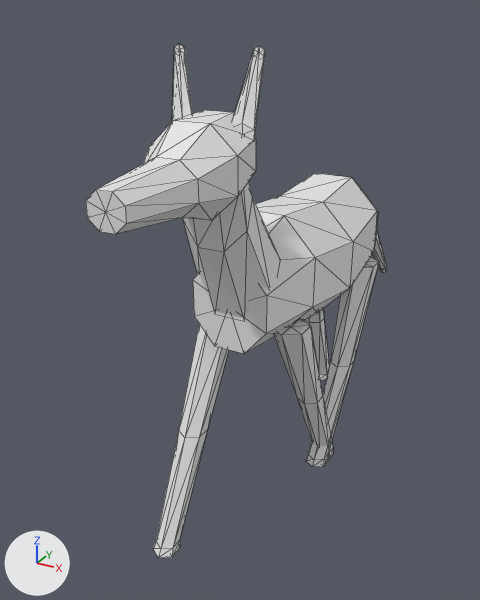
One commit to the OBJ model data/animals/lobo_guara/walk/2.obj: the scene before it, then after it.
One viewpoint serves both versions: a camera (50 mm lens) standing at (0.738, -1.698, 1.364) and looking at (-0.099, -0.177, 0.604). Arrows for +X, +Y and +Z are at lower left; the lights stay in place. The first picture is the older version. Mesh edges are drawn as thin lines. Where no turn or scale is listed for an object, it has been applied to the vertices.

The first picture shows 'lobo_guara_walk_2'.
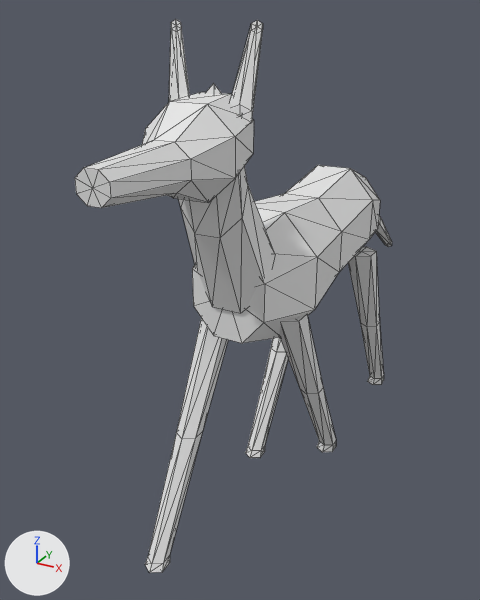
Where the change shows, as pixel boxes (x1, y1, x2, y2) in the pictures (480 x 600 px; the box of a moved part takes in the faces that stretch with it):
'lobo_guara_walk_2', reshaped (8% taller)
    before: (86, 44, 387, 558)
    after: (75, 20, 392, 573)
part 1 of me_lobo_guara_walk_2, moved or reshaped
    before: (274, 319, 333, 460)
    after: (348, 247, 384, 385)
part 2 of me_lobo_guara_walk_2, moved or reshaped
    before: (86, 110, 256, 234)
    after: (75, 92, 254, 208)
part 3 of me_lobo_guara_walk_2, moved or reshaped
    before: (172, 44, 192, 121)
    after: (169, 20, 190, 102)
part 4 of me_lobo_guara_walk_2, moved or reshaped
    before: (232, 46, 265, 143)
    after: (229, 20, 263, 124)
part 5 of me_lobo_guara_walk_2, rebuilt (9% wider, 9% taller)
    before: (153, 324, 229, 558)
    after: (145, 318, 228, 573)
part 6 of me_lobo_guara_walk_2, added
    after: (280, 315, 336, 452)
part 7 of me_lobo_guara_walk_2, added
    after: (245, 337, 288, 458)
part 8 of me_lobo_guara_walk_2, added
    after: (178, 166, 275, 313)
part 9 of me_lobo_guara_walk_2, deleted
    before: (304, 309, 329, 380)
part 10 of me_lobo_guara_walk_2, moved or reshaped
    before: (182, 173, 387, 467)
    after: (192, 83, 392, 343)

Patch to the scene script:
```diff
--- a/data/animals/lobo_guara/walk/2.obj.py
+++ b/data/animals/lobo_guara/walk/2.obj.py
@@ me_lobo_guara_walk_2 @@
 # used by ob_lobo_guara_walk_2; location = (0.0, 0.0, 0.0)
-me_lobo_guara_walk_2.from_pydata(...)  # 254 vertices, 468 faces; spans x -0.16..0.16, y -0.87..0.68, z 0.0..1.3
+me_lobo_guara_walk_2.from_pydata(...)  # 274 vertices, 504 faces; spans x -0.16..0.16, y -0.89..0.71, z 0.0..1.34
+# me_lobo_guara_walk_2 part 1: the loose piece of 26 vertices spanning x 0.06..0.15, y -0.33..0.05, z 0.02..0.61 is scaled about its middle by (0.929, 1.08, 1.09), then moved by (-0.01, 0.56, 0.01)
+# me_lobo_guara_walk_2 part 2: the loose piece of 34 vertices spanning x -0.09..0.11, y -0.87..-0.45, z 0.97..1.17 is scaled about its middle by (0.969, 1.05, 0.963), then moved by (0.0, -0.01, 0.04)
+# me_lobo_guara_walk_2 part 3: the loose piece of 14 vertices spanning x -0.1..-0.04, y -0.49..-0.46, z 1.11..1.3 is moved by (0.0, 0.0, 0.04)
+# me_lobo_guara_walk_2 part 4: the loose piece of 14 vertices spanning x 0.05..0.11, y -0.49..-0.46, z 1.11..1.3 is moved by (0.0, 0.0, 0.04)
+# me_lobo_guara_walk_2 part 5: the loose piece of 26 vertices spanning x -0.15..-0.06, y -0.62..-0.22, z 0.02..0.61 is rebuilt with 26 vertices and now spans x -0.14..-0.06, y -0.67..-0.22, z 0.02..0.64
+# me_lobo_guara_walk_2 part 6: a new loose piece of 26 vertices spanning x 0.06..0.14, y -0.33..0.1, z 0.02..0.64
+# me_lobo_guara_walk_2 part 7: a new loose piece of 26 vertices spanning x -0.14..-0.06, y -0.11..0.33, z 0.01..0.64
+# me_lobo_guara_walk_2 part 8: a new loose piece of 26 vertices spanning x -0.1..0.09, y -0.53..-0.33, z 0.69..1.19
+# me_lobo_guara_walk_2 part 9: the loose piece of 26 vertices spanning x -0.15..-0.06, y 0.21..0.56, z 0.0..0.61 is deleted
+# me_lobo_guara_walk_2 part 10
+# 111 vertices are removed from x -0.16..0.16, y -0.53..0.68, z 0.03..1.15
+# 212 faces are deleted
+# 1 vertex moves within x -0.03, y -0.44, z 1.04
+# 74 vertices are added at x -0.16..0.16, y -0.48..0.71, z 0.52..1.22
+# 5 new vertices lie (0.0, 0.24, 0.03) away from vertices in x -0.13..0.13, y 0.0, z 0.67..0.88
+# 152 new faces join them
```
